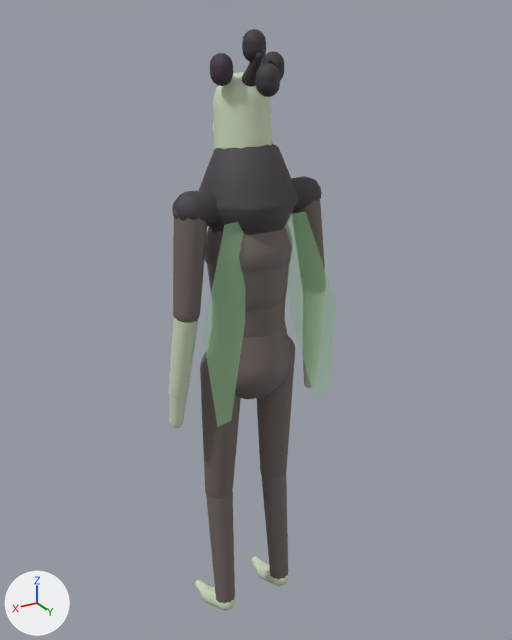
What one commit did to the glTF model game/art/models/_standin/cigarra_standin.glb.
One viewpoint serves both versions: a camera (50 mm lens) standing at (0.893, 1.526, 1.765) and looking at (-0.044, -0.036, 0.984). Arrows for +X, +Y and +Z are at lower left; the lights stay in place. The older version comes first. Vertices at exactly the same position are counted once.

In view in the first picture: 'Cigarra'.
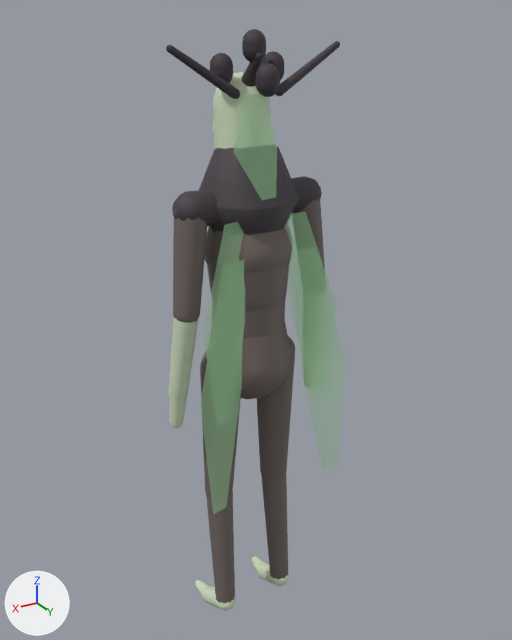
Edits to the bpy script that builds the scene:
```text
Change me_cigarra:
    used by ob_cigarra; location = (0.0, 0.0, 0.0)
    verts and faces of me_cigarra; kept vertices keep their numbers, new ones are numbered from 4714
    remove me_cigarra.from_pydata(...)  # 4714 vertices, 9292 faces; spans x -0.24..0.24, y -0.16..0.14, z -0.01..1.74
    add me_cigarra.from_pydata(...)  # 5076 vertices, 9984 faces; spans x -0.24..0.24, y -0.16..0.16, z -0.01..1.74
    me_cigarra part 1: the loose piece of 172 vertices spanning x 0.13..0.23, y -0.03..0.06, z 1.05..1.38 is copied, and the copy is multiplied about its middle by the matrix ((-0.073, 0.026, -0.579), (-0.002, 0.265, -0.003), (0.264, 0.019, -0.325)), then moved by (-0.04, 0.03, 0.44), in mat_standin_crown (dark grey #3f383f); it spans x 0.05..0.23, y 0.03..0.06, z 1.59..1.71
    me_cigarra part 2: the loose piece of 172 vertices spanning x -0.23..-0.13, y -0.03..0.06, z 1.05..1.38 is copied, and the copy is multiplied about its middle by the matrix ((0.205, -0.04, 0.545), (-0.006, -0.263, -0.033), (0.182, 0.022, -0.377)), then moved by (0.04, 0.03, 0.44), in mat_standin_crown (dark grey #3f383f); it spans x -0.23..-0.05, y 0.03..0.06, z 1.59..1.71
    me_cigarra part 3: the loose piece of 6 vertices spanning x 0.05..0.2, y 0.07..0.14, z 0.8..1.31 is copied, and the copy is scaled about its middle by (1.04, 0.918, 1.31), then moved by (0.03, 0.02, -0.17); it spans x 0.07..0.22, y 0.1..0.16, z 0.55..1.22
    me_cigarra part 4: the loose piece of 6 vertices spanning x -0.2..-0.05, y 0.07..0.14, z 0.8..1.31 is copied, and the copy is scaled about its middle by (1.04, 0.918, 1.31), then moved by (-0.03, 0.02, -0.17); it spans x -0.22..-0.07, y 0.1..0.16, z 0.55..1.22
    me_cigarra part 5
    add verts[4714] = (0.0, 0.07, 1.6)
    add verts[4715] = (0.07, 0.09, 1.6)  # pixel (241, 95)
    add verts[4716] = (0.11, 0.12, 1.48)  # pixel (233, 151)
    add verts[4717] = (-0.02, 0.1, 1.48)  # pixel (277, 145)
    add verts[4718] = (0.04, 0.14, 1.37)  # pixel (261, 200)
    add verts[4719] = (0.0, 0.13, 1.37)  # pixel (276, 197)
    add faces += [(4714, 4715, 4716), (4714, 4716, 4717), (4716, 4718, 4717), (4717, 4718, 4719)]  # mat_standin_wing (green #b3edb3)
```

Location of each change, (x1, y1, x2, y2) in pixels of the pictures (512 x 640 px):
'Cigarra', reshaped (8% wider): before (169, 29, 336, 611); after (166, 29, 346, 611)
part 1 of me_cigarra, added: after (166, 45, 240, 99)
part 2 of me_cigarra, added: after (275, 41, 340, 96)
part 3 of me_cigarra, added: after (200, 260, 244, 514)
part 4 of me_cigarra, added: after (292, 247, 346, 471)
part 5 of me_cigarra, added: after (233, 94, 277, 200)
